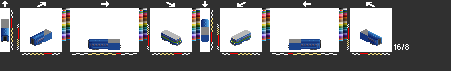
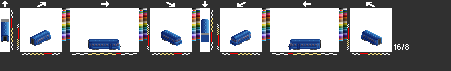
Before/after of a 451px x 71px layered artwork. What changed in the layer stack:
renamed "y8" to "y4", showed it, painted on it over [1, 22, 370, 50]
removed layer "y41light" over [177, 38, 235, 44]
removed layer "y41lj1" over [161, 30, 251, 46]
removed layer "y41" over [1, 22, 370, 50]
